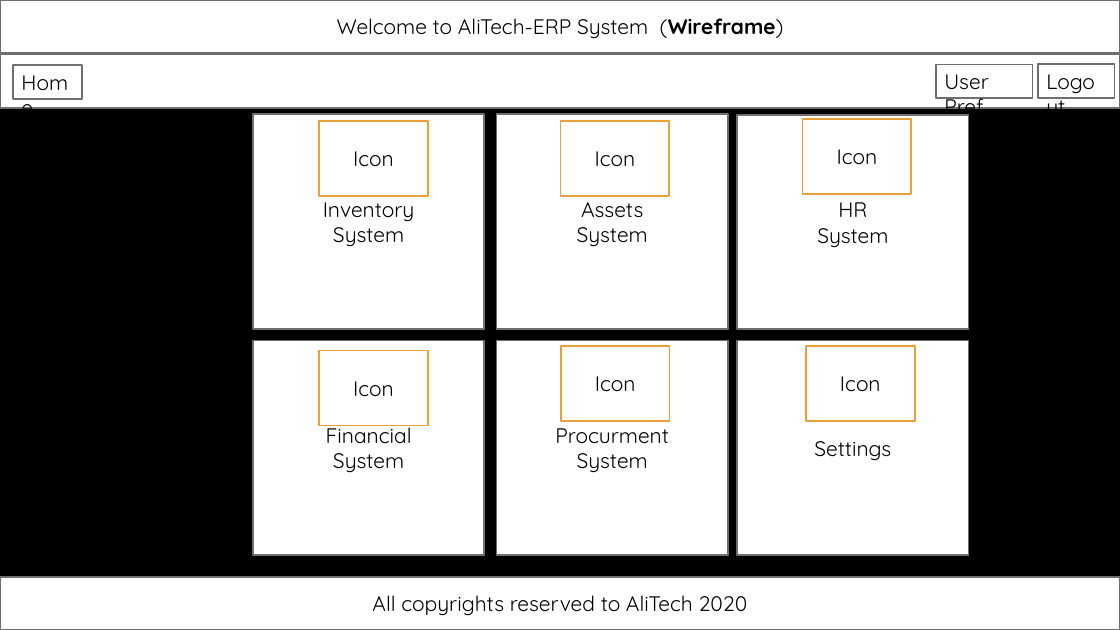
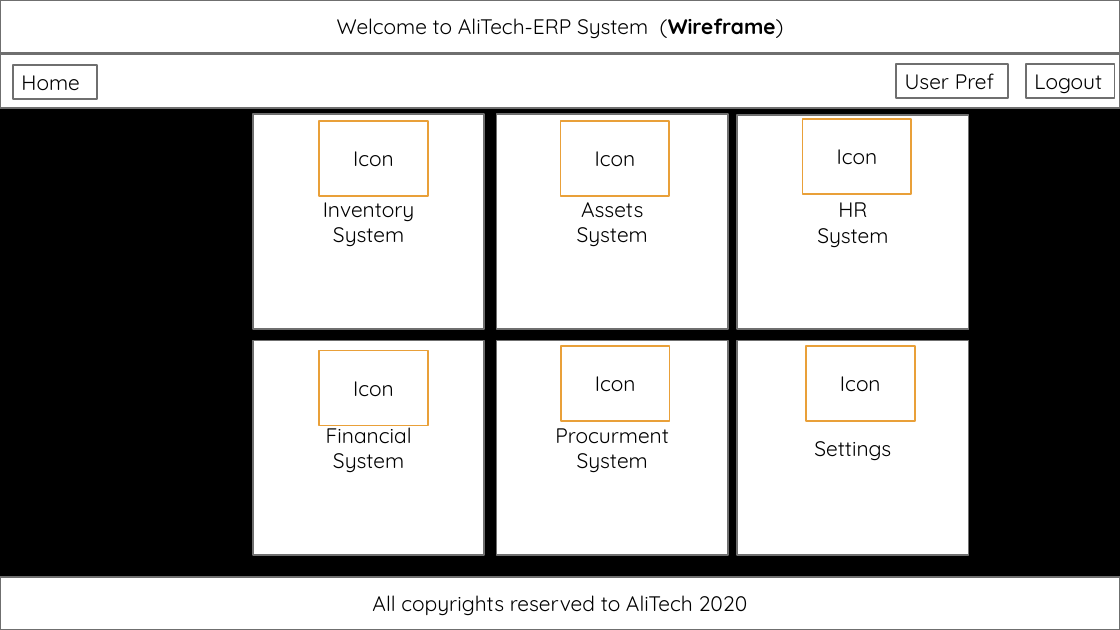
Before and after one commit to jalalkiswani-training/c5-upskilling-web, a slide deck: slide 1 of figures.pptx. Drawn at 1120x630 pixels with LibreOffice and Linux fonts; fonts in the diff are those of the drawing; background and template pictures are left out. Boxes give left, top, right and bottom in pixels: in the first picture for what was removed or moved away, otherwise in the second. Text is boxed around its words. In the diff, an @@ line names an element or a change of style, - is before the commit and + after.

```diff
--- a/figures.pptx
+++ b/figures.pptx
@@ rectangle "Home": place and size @@
-rectangle "Home" at (13, 65, 82, 98)
+rectangle "Home" at (13, 65, 97, 98)
@@ rectangle "User Pref": place and size @@
-rectangle "User Pref" at (936, 65, 1033, 98)
+rectangle "User Pref" at (897, 64, 1008, 97)
@@ rectangle "Logout": place and size @@
-rectangle "Logout" at (1038, 64, 1115, 97)
+rectangle "Logout" at (1027, 64, 1115, 97)
```
Also in this commit, not shown: 1 slide added, 4 other files.
